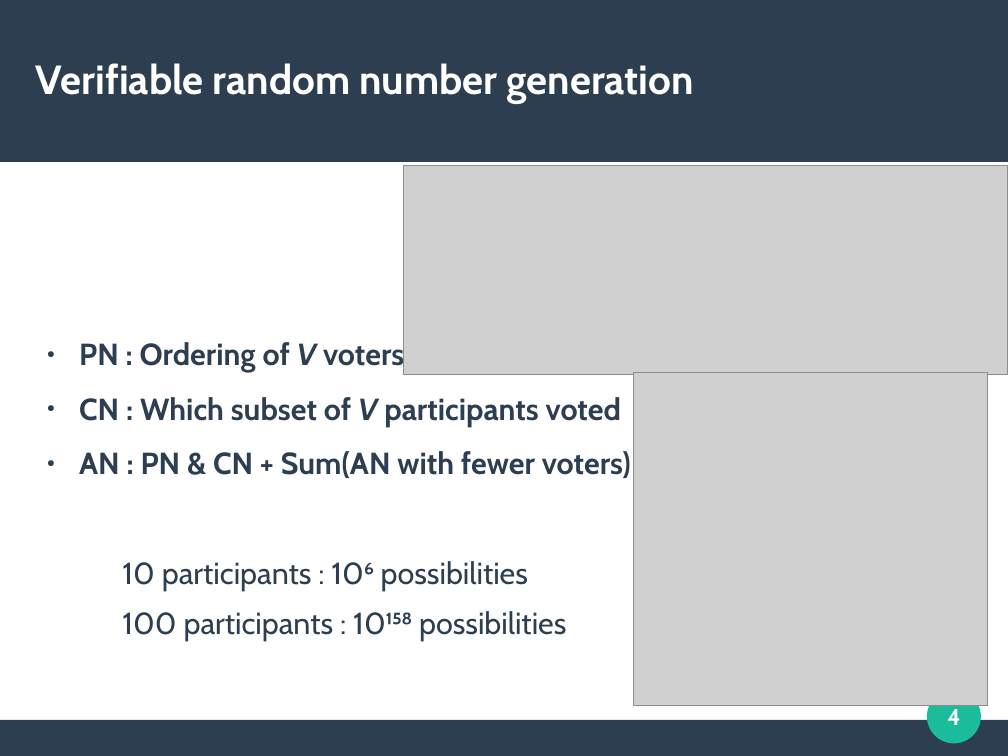
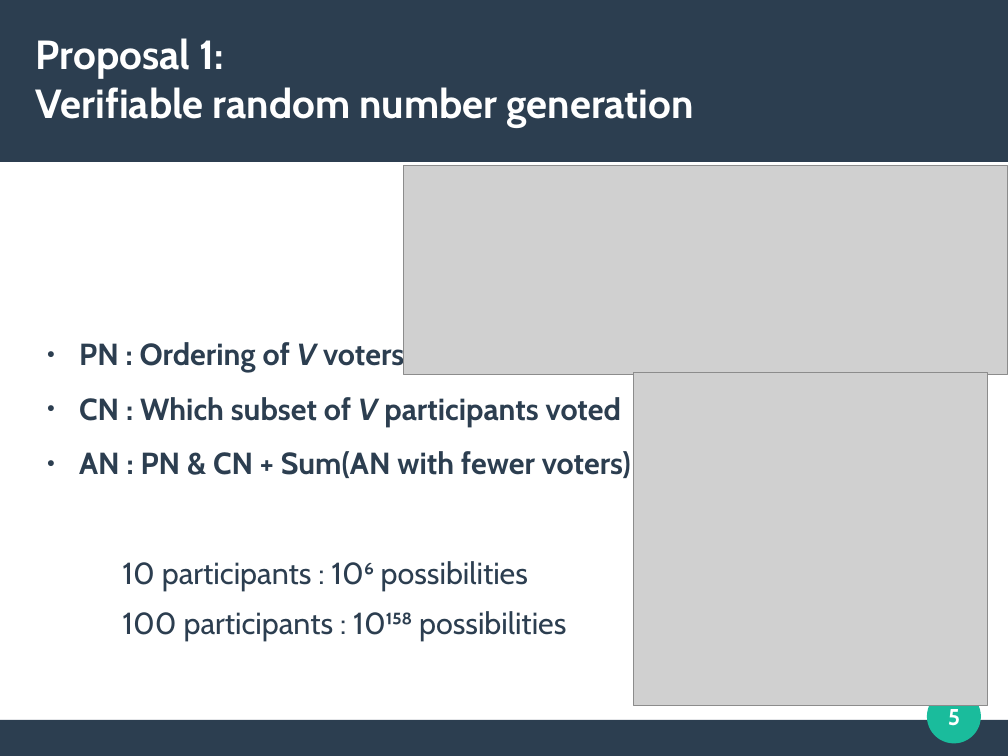
Before and after one commit to mbettinger/OT4-Lecture, a slide deck: slide 5 of Presentation - Verifiable Worker Set Selection - Copie.odp (slide 4 before the commit). Drawn at 1008x756 pixels with LibreOffice and Linux fonts; fonts in the diff are those of the drawing; grey boxes stand for pictures. Boxes give left, top, right and bottom in pixels: in the first picture for what was removed or moved away, otherwise in the second. Text is boxed around its words. In the diff, an @@ line names an element or a change of style, - is before the commit and + after.

```diff
--- a/Presentation - Verifiable Worker Set Selection - Copie.odp
+++ b/Presentation - Verifiable Worker Set Selection - Copie.odp
@@ title at bbox=[36, 38, 694, 127]: text changed @@
-Verifiable random number generation
+Proposal 1:
+Verifiable random number generation
@@ page number at bbox=[948, 705, 960, 726]: text changed @@
-4
+5
```
Also in this commit, not shown: 5 other slides changed, 3 slides added, 2 slides removed, 16 other files.
